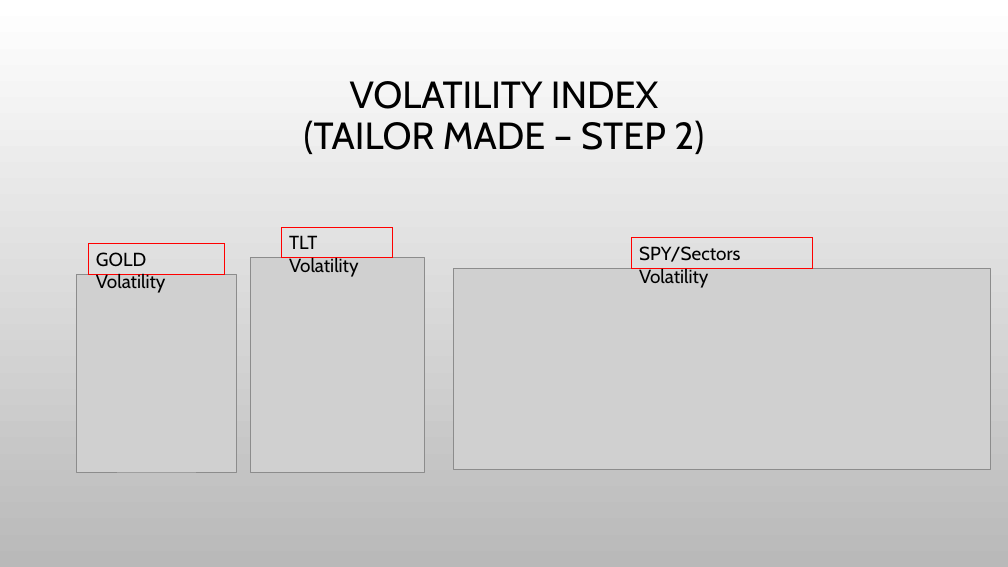
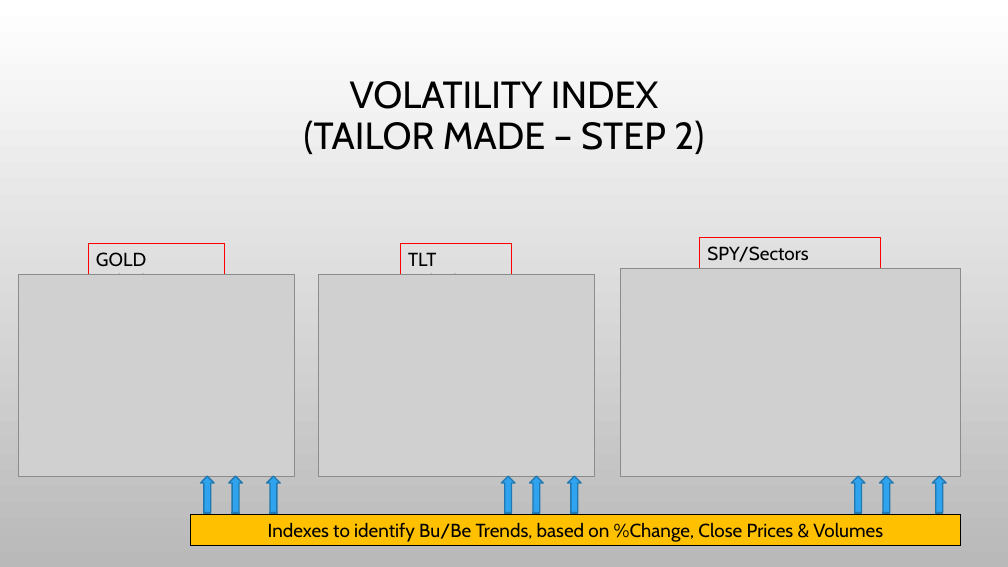
Before and after one commit to sunwukong76/GroupProject1, a slide deck: slide 7 of Code/Andres_Mejia/Visualizations_AM.pptx. Drawn at 1008x567 pixels with LibreOffice and Linux fonts; fonts in the diff are those of the drawing; grey boxes stand for pictures; background and template pictures are left out. Boxes give left, top, right and bottom in pixels: in the first picture for what was removed or moved away, otherwise in the second. Text is boxed around its words. In the diff, an @@ line names an element or a change of style, - is before the commit and + after.

Commit message:
Volatility Index Completed - AM

```diff
--- a/Code/Andres_Mejia/Visualizations_AM.pptx
+++ b/Code/Andres_Mejia/Visualizations_AM.pptx
@@ rectangle "SPY/Sectors Volatility": place and size @@
-rectangle "SPY/Sectors Volatility" at (631, 238, 812, 268)
+rectangle "SPY/Sectors Volatility" at (700, 238, 881, 268)
@@ picture removed at (250, 258, 425, 473) @@
@@ rectangle "TLT Volatility": place and size @@
-rectangle "TLT Volatility" at (282, 228, 393, 258)
+rectangle "TLT Volatility" at (401, 243, 512, 274)
@@ picture: place and size @@
-picture at (453, 268, 991, 470)
+picture at (621, 268, 961, 476)
@@ picture: place and size @@
-picture at (76, 274, 237, 473)
+picture at (18, 274, 295, 476)
@@ picture added at (318, 274, 595, 476) @@
@@ striped right arrow added at (201, 476, 214, 515), fill #2FA3EE, outline #2379B0 1.25 pt @@
@@ striped right arrow added at (229, 476, 242, 515), fill #2FA3EE, outline #2379B0 1.25 pt @@
@@ striped right arrow added at (267, 476, 280, 515), fill #2FA3EE, outline #2379B0 1.25 pt @@
@@ striped right arrow added at (502, 476, 515, 515), fill #2FA3EE, outline #2379B0 1.25 pt @@
@@ striped right arrow added at (530, 476, 543, 515), fill #2FA3EE, outline #2379B0 1.25 pt @@
@@ striped right arrow added at (568, 476, 581, 515), fill #2FA3EE, outline #2379B0 1.25 pt @@
@@ striped right arrow added at (852, 476, 865, 515), fill #2FA3EE, outline #2379B0 1.25 pt @@
@@ striped right arrow added at (880, 476, 893, 515), fill #2FA3EE, outline #2379B0 1.25 pt @@
@@ striped right arrow added at (933, 476, 946, 515), fill #2FA3EE, outline #2379B0 1.25 pt @@
@@ rectangle added at (191, 515, 960, 545), fill #FFC000, outline #000000 0.75 pt, 18 pt, text #000000 @@
+Indexes to identify Bu/Be Trends, based on %Change, Close Prices & Volumes
```
Also in this commit, not shown: 3 slides added, 4 other files.
